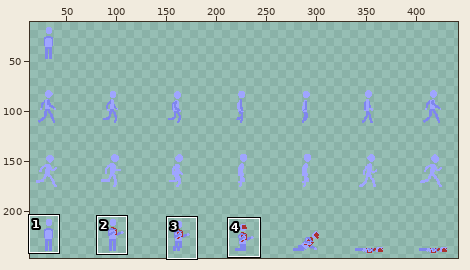
Two versions of one sprite sheet, assets/npcSheet.png. The picture above shows the old version from afar; the outline marks the close-up.
Close-up. The starting point:
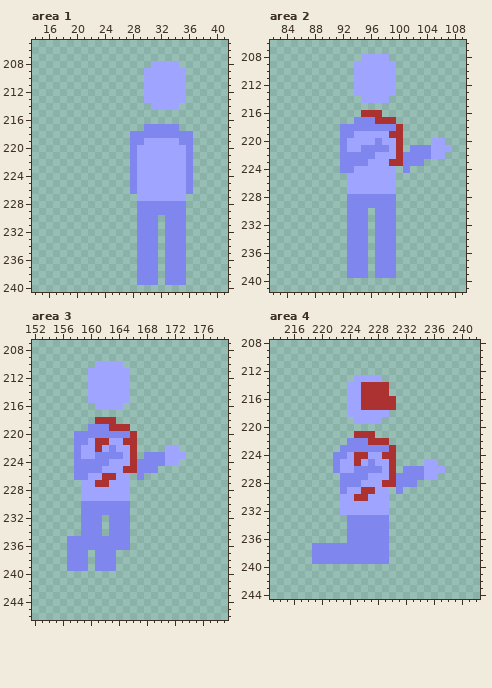
The file is 448x256 pixels. Shown: area 1: x 14..41, y 205..240; area 2: x 82..109, y 206..241; area 3: x 152..179, y 207..246; area 4: x 213..242, y 208..244. The wide view leaves out empty margins. The commit also changed other parts of the picture, which this record leaves out.
Once edited:
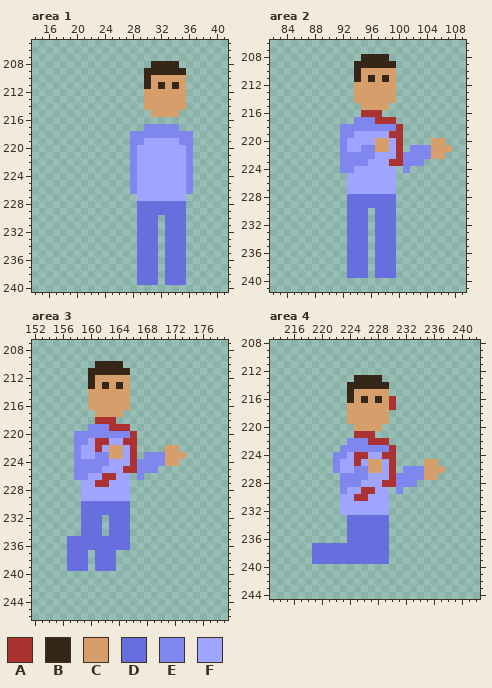
Palette (. is transparent): A #ac3232  B #362617  C #d59e6a  D #676edd  E #7f86ee  F #9fa5ff
The exact change:
Changed rows in their new state; - is an unchanged pixel.
Area 1:
first column x 30:
208 -BBBB-
209 BBBBBB
210 BCCCCC
211 BCBCBC
212 CCCCCC
213 CCCCCC
214 CCCCCC
215 -CCCC-
first column x 29:
228 DDDDDDD
229 DDDDDDD
230 DDD-DDD
231 DDD-DDD
232 DDD-DDD
233 DDD-DDD
234 DDD-DDD
235 DDD-DDD
236 DDD-DDD
237 DDD-DDD
238 DDD-DDD
239 DDD-DDD
Area 2:
first column x 94:
208 -BBBB-
209 BBBBBB
210 BCCCCC
211 BCBCBC
212 CCCCCC
213 CCCCCC
214 CCCCCC
215 -CCCC-
first column x 97:
220 CC------CC-
221 CC------CCC
222 --------CC-
first column x 93:
228 DDDDDDD
229 DDDDDDD
230 DDD-DDD
231 DDD-DDD
232 DDD-DDD
233 DDD-DDD
234 DDD-DDD
235 DDD-DDD
236 DDD-DDD
237 DDD-DDD
238 DDD-DDD
239 DDD-DDD
Area 3:
first column x 160:
210 -BBBB-
211 BBBBBB
212 BCCCCC
213 BCBCBC
214 CCCCCC
215 CCCCCC
216 CCCCCC
217 -CCCC-
first column x 163:
222 CC------CC-
223 CC------CCC
224 --------CC-
first column x 157:
230 --DDDDDDD
231 --DDDDDDD
232 --DDD-DDD
233 --DDD-DDD
234 --DDD-DDD
235 DDDDDDDDD
236 DDDDDDDDD
237 DDD-DDD--
238 DDD-DDD--
239 DDD-DDD--
Area 4:
first column x 224:
213 -BBBB-
214 BBBBBB
215 BCCCCC
216 BCBCBC
217 CCCCCC
218 CCCCCC
219 CCCCCC
220 -CCCC-
first column x 227:
225 CC------CC-
226 CC------CCC
227 --------CC-
first column x 219:
233 -----DDDDDD
234 -----DDDDDD
235 -----DDDDDD
236 -----DDDDDD
237 DDDDDDDDDDD
238 DDDDDDDDDDD
239 DDDDDDDDDDD
